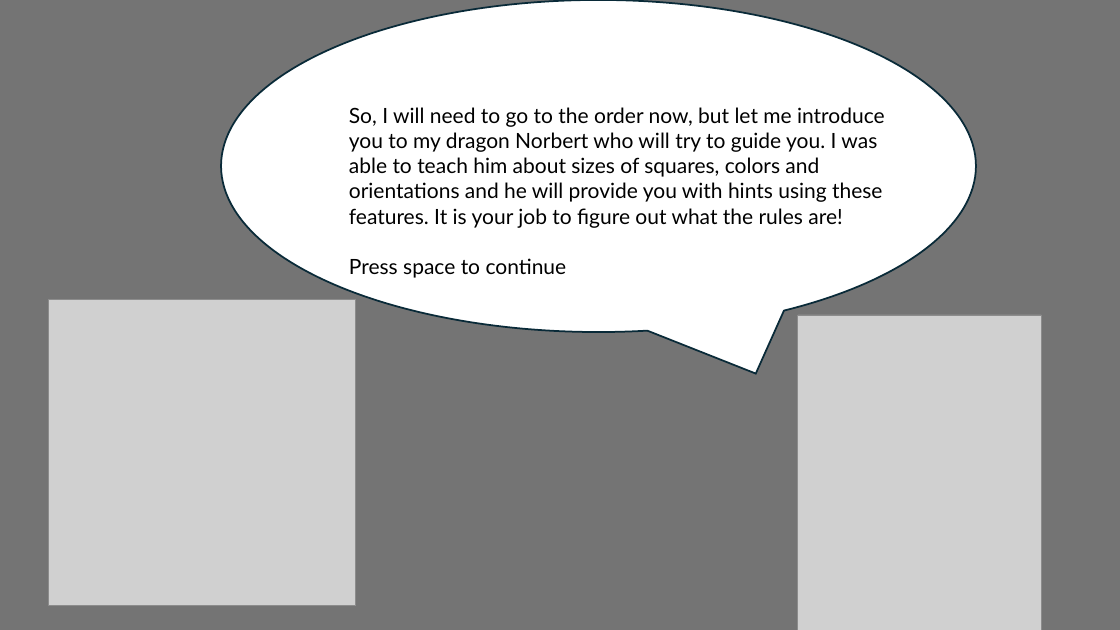
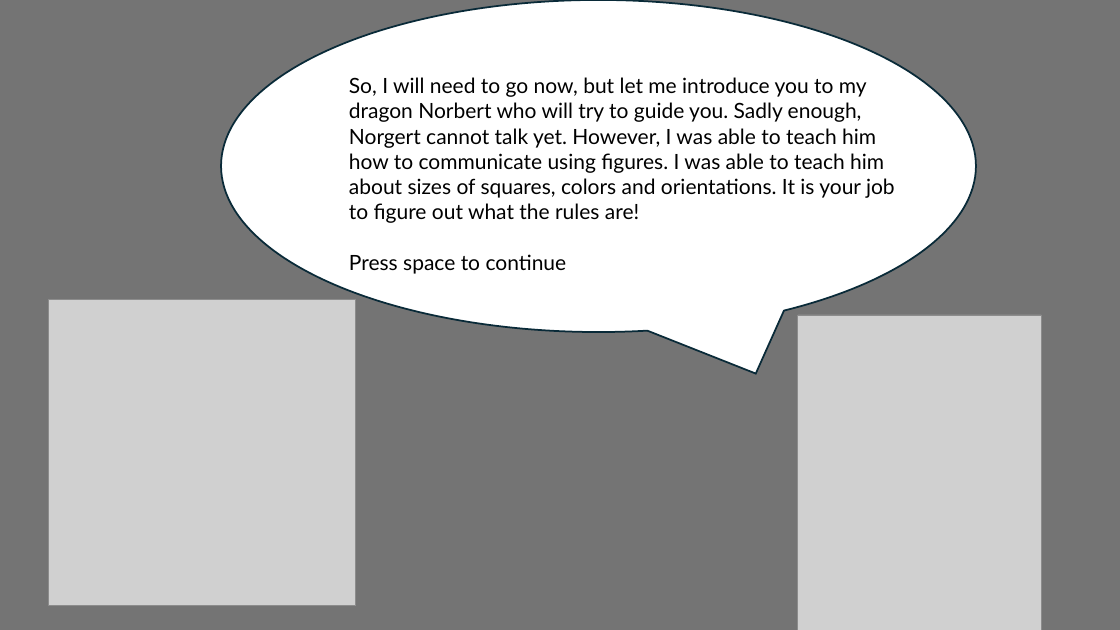
Before and after one commit to Ward-Claeys/PhD, a slide deck: slide 6 of experiment/Instructions.pptx (slide 8 before the commit). Drawn at 1120x630 pixels with LibreOffice and Linux fonts; fonts in the diff are those of the drawing; grey boxes stand for pictures. Boxes give left, top, right and bottom in pixels: in the first picture for what was removed or moved away, otherwise in the second. Text is boxed around its words. In the diff, an @@ line names an element or a change of style, - is before the commit and + after.

```diff
--- a/experiment/Instructions.pptx
+++ b/experiment/Instructions.pptx
@@ text "So, I will need to ...": place and size @@
-text "So, I will need to ..." at (349, 107, 885, 278)
+text "So, I will need to ..." at (349, 77, 895, 274)
@@ text at (349, 77, 895, 223): text changed @@
-So, I will need to go to the order now, but let me introduce you to my dragon Norbert who will try to guide you. I was able to teach him about sizes of squares, colors and orientations and he will provide you with hints using these features. It is your job to figure out what the rules are!
+So, I will need to go now, but let me introduce you to my dragon Norbert who will try to guide you. Sadly enough, Norgert cannot talk yet. However, I was able to teach him how to communicate using figures. I was able to teach him about sizes of squares, colors and orientations. It is your job to figure out what the rules are!
```
Also in this commit, not shown: 9 other slides changed, 2 slides removed, 16 other files.
